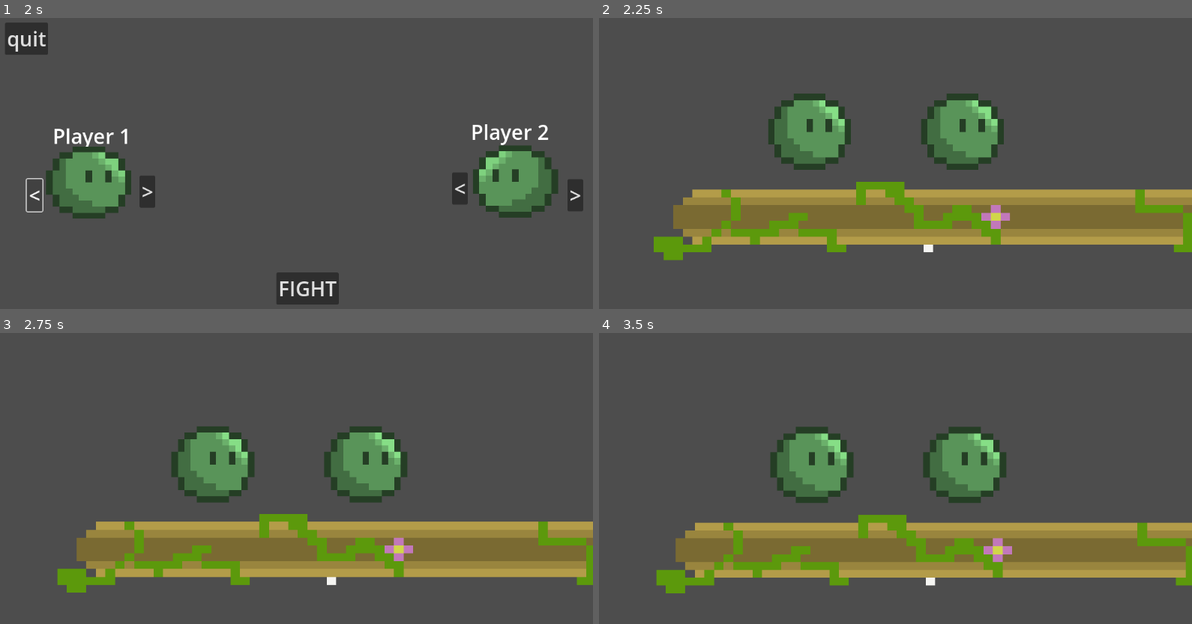
Above: before the commit, frames 1-4 (two rows, left to right).
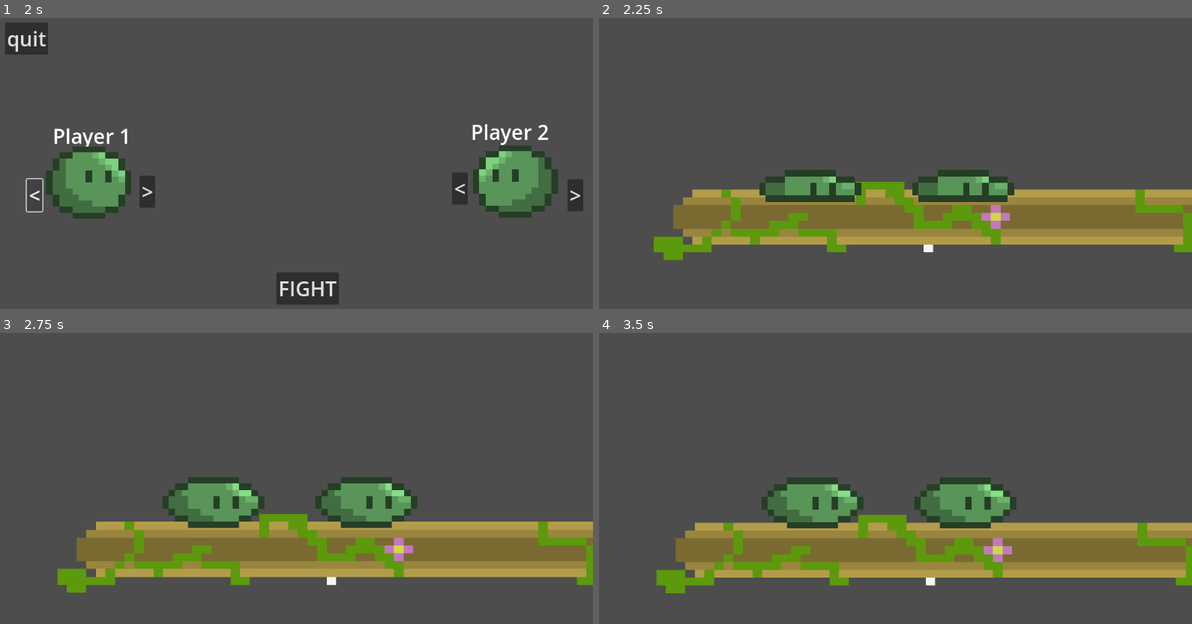
Above: after the commit, the same moments.

Repository: creepermystery/sclime
Game: Godot game, scene res://scenes/sclime.tscn
Two runs of this game, one before a commit and one after it. Both use one fixed random seed, a clock stepped at 60 frames per second and the inputs below.
Inputs:
- Up to frame 1 (2 s): click ">" at 0.5 s; click "<" at 1.25 s
- Up to frame 2 (2.25 s): click "FIGHT" at 2 s
- Up to frame 3 (2.75 s): no input
- Up to frame 4 (3.5 s): no input

Frame 1 is identical in both runs. In frame 2, 8.9% of the frame differs, in the area x 27-71%, y 25-64%; in frame 3, 8.6%; in frame 4, 8.6%.

Commit message:
added fall animation and floor hit animation

Diff:
--- a/project.godot
+++ b/project.godot
@@ -57,3 +57,13 @@
 "events": [Object(InputEventKey,"resource_local_to_scene":false,"resource_name":"","device":-1,"window_id":0,"alt_press …(195 unchanged characters)…
 ]
 }
+p1_duck={
+"deadzone": 0.5,
+"events": [Object(InputEventKey,"resource_local_to_scene":false,"resource_name":"","device":-1,"window_id":0,"alt_pressed":false,"shift_pressed":false,"ctrl_pressed":false,"meta_pressed":false,"pressed":false,"keycode":0,"physical_keycode":83,"key_label":0,"unicode":115,"location":0,"echo":false,"script":null)
+]
+}
+p2_duck={
+"deadzone": 0.5,
+"events": [Object(InputEventKey,"resource_local_to_scene":false,"resource_name":"","device":-1,"window_id":0,"alt_pressed":false,"shift_pressed":false,"ctrl_pressed":false,"meta_pressed":false,"pressed":false,"keycode":0,"physical_keycode":4194322,"key_label":0,"unicode":0,"location":0,"echo":false,"script":null)
+]
+}
--- a/scenes/slime.tscn
+++ b/scenes/slime.tscn
@@ -1,41 +1,74 @@
-[gd_scene load_steps=18 format=3 uid="uid://8goy43y2udku"]
+[gd_scene load_steps=33 format=3 uid="uid://8goy43y2udku"]
 
 [ext_resource type="Script" path="res://scripts/slime_movement.gd" id="1_g2pts"]
-[ext_resource type="Texture2D" uid="uid://b82bgg8rewp7p" path="res://sprites/slime_gris.png" id="2_cmiec"]
-[ext_resource type="Texture2D" uid="uid://cxbmkq4l1c3x" path="res://sprites/slime_gris_dash_Sheet.png" id="3_fhh6g"]
-[ext_resource type="Texture2D" uid="uid://crwe57llykuyk" path="res://sprites/Slime_idle_gray_Sheet.png" id="3_g7fry"]
+[ext_resource type="Texture2D" uid="uid://dbef3llpoh81v" path="res://sprites/slime_gris.png" id="2_cmiec"]
+[ext_resource type="Texture2D" uid="uid://fhkxe0b2oyup" path="res://sprites/slime_gris_dash_Sheet.png" id="3_fhh6g"]
+[ext_resource type="Texture2D" uid="uid://ds1q6umkj270c" path="res://sprites/Slime_idle_gray_Sheet.png" id="3_g7fry"]
+[ext_resource type="Texture2D" uid="uid://csmxlrylahdu7" path="res://sprites/slime_gris_saut_idle_Sheet.png" id="4_8lt3h"]
 
 [sub_resource type="CircleShape2D" id="CircleShape2D_7t57o"]
 radius = 8.0
 
-[sub_resource type="AtlasTexture" id="AtlasTexture_duvy4"]
+[sub_resource type="AtlasTexture" id="AtlasTexture_j6agi"]
 atlas = ExtResource("3_fhh6g")
 region = Rect2(0, 0, 30, 30)
 
-[sub_resource type="AtlasTexture" id="AtlasTexture_lff2a"]
+[sub_resource type="AtlasTexture" id="AtlasTexture_lqh2y"]
 atlas = ExtResource("3_fhh6g")
 region = Rect2(30, 0, 30, 30)
 
-[sub_resource type="AtlasTexture" id="AtlasTexture_a0pcy"]
+[sub_resource type="AtlasTexture" id="AtlasTexture_rgvc4"]
 atlas = ExtResource("3_fhh6g")
 region = Rect2(60, 0, 30, 30)
 
-[sub_resource type="AtlasTexture" id="AtlasTexture_0svdh"]
+[sub_resource type="AtlasTexture" id="AtlasTexture_ugrf4"]
 atlas = ExtResource("3_fhh6g")
 region = Rect2(90, 0, 30, 30)
 
-[sub_resource type="AtlasTexture" id="AtlasTexture_n5lut"]
+[sub_resource type="AtlasTexture" id="AtlasTexture_6lbpc"]
 atlas = ExtResource("3_fhh6g")
 region = Rect2(120, 0, 30, 30)
 
-[sub_resource type="AtlasTexture" id="AtlasTexture_y4pnf"]
+[sub_resource type="AtlasTexture" id="AtlasTexture_p14t1"]
 atlas = ExtResource("3_fhh6g")
 region = Rect2(150, 0, 30, 30)
 
-[sub_resource type="AtlasTexture" id="AtlasTexture_qq2yi"]
+[sub_resource type="AtlasTexture" id="AtlasTexture_b5vh5"]
 atlas = ExtResource("3_fhh6g")
 region = Rect2(180, 0, 30, 30)
 
+[sub_resource type="AtlasTexture" id="AtlasTexture_tq74y"]
+atlas = ExtResource("3_fhh6g")
+region = Rect2(210, 0, 30, 30)
+
+[sub_resource type="AtlasTexture" id="AtlasTexture_vuki0"]
+atlas = ExtResource("3_fhh6g")
+region = Rect2(240, 0, 30, 30)
+
+[sub_resource type="AtlasTexture" id="AtlasTexture_7nmng"]
+atlas = ExtResource("4_8lt3h")
+region = Rect2(240, 0, 30, 30)
+
+[sub_resource type="AtlasTexture" id="AtlasTexture_utll4"]
+atlas = ExtResource("4_8lt3h")
+region = Rect2(270, 0, 30, 30)
+
+[sub_resource type="AtlasTexture" id="AtlasTexture_27y4q"]
+atlas = ExtResource("4_8lt3h")
+region = Rect2(300, 0, 30, 30)
+
+[sub_resource type="AtlasTexture" id="AtlasTexture_x4xby"]
+atlas = ExtResource("4_8lt3h")
+region = Rect2(330, 0, 30, 30)
+
+[sub_resource type="AtlasTexture" id="AtlasTexture_t57b7"]
+atlas = ExtResource("4_8lt3h")
+region = Rect2(360, 0, 30, 30)
+
+[sub_resource type="AtlasTexture" id="AtlasTexture_4ypew"]
+atlas = ExtResource("4_8lt3h")
+region = Rect2(390, 0, 30, 30)
+
 [sub_resource type="AtlasTexture" id="AtlasTexture_qlysc"]
 atlas = ExtResource("3_g7fry")
 region = Rect2(0, 0, 32, 32)
@@ -51,6 +84,30 @@
 [sub_resource type="AtlasTexture" id="AtlasTexture_0hmex"]
 atlas = ExtResource("3_g7fry")
 region = Rect2(96, 0, 32, 32)
+
+[sub_resource type="AtlasTexture" id="AtlasTexture_1w28c"]
+atlas = ExtResource("4_8lt3h")
+region = Rect2(0, 0, 30, 30)
+
+[sub_resource type="AtlasTexture" id="AtlasTexture_ey244"]
+atlas = ExtResource("4_8lt3h")
+region = Rect2(30, 0, 30, 30)
+
+[sub_resource type="AtlasTexture" id="AtlasTexture_wd7ci"]
+atlas = ExtResource("4_8lt3h")
+region = Rect2(60, 0, 30, 30)
+
+[sub_resource type="AtlasTexture" id="AtlasTexture_tvtu3"]
+atlas = ExtResource("4_8lt3h")
+region = Rect2(90, 0, 30, 30)
+
+[sub_resource type="AtlasTexture" id="AtlasTexture_0glhv"]
+atlas = ExtResource("4_8lt3h")
+region = Rect2(120, 0, 30, 30)
+
+[sub_resource type="AtlasTexture" id="AtlasTexture_sis2j"]
+atlas = ExtResource("4_8lt3h")
+region = Rect2(150, 0, 30, 30)
 
 [sub_resource type="SpriteFrames" id="SpriteFrames_b8xge"]
 animations = [{
@@ -64,43 +121,71 @@
 }, {
 "frames": [{
 "duration": 1.0,
-"texture": SubResource("AtlasTexture_duvy4")
-}, {
-"duration": 1.0,
-"texture": SubResource("AtlasTexture_lff2a")
-}, {
-"duration": 1.0,
-"texture": SubResource("AtlasTexture_a0pcy")
-}, {
-"duration": 1.0,
-"texture": SubResource("AtlasTexture_0svdh")
-}, {
-"duration": 1.0,
-"texture": SubResource("AtlasTexture_0svdh")
-}, {
-"duration": 1.0,
-"texture": SubResource("AtlasTexture_0svdh")
-}, {
-"duration": 1.0,
-"texture": SubResource("AtlasTexture_0svdh")
-}, {
-"duration": 1.0,
-"texture": SubResource("AtlasTexture_0svdh")
-}, {
-"duration": 1.0,
-"texture": SubResource("AtlasTexture_0svdh")
-}, {
-"duration": 1.0,
-"texture": SubResource("AtlasTexture_n5lut")
-}, {
-"duration": 1.0,
-"texture": SubResource("AtlasTexture_y4pnf")
-}, {
-"duration": 1.0,
-"texture": SubResource("AtlasTexture_qq2yi")
+"texture": SubResource("AtlasTexture_j6agi")
+}, {
+"duration": 1.0,
+"texture": SubResource("AtlasTexture_lqh2y")
+}, {
+"duration": 1.0,
+"texture": SubResource("AtlasTexture_rgvc4")
+}, {
+"duration": 1.0,
+"texture": SubResource("AtlasTexture_ugrf4")
+}, {
+"duration": 1.0,
+"texture": SubResource("AtlasTexture_6lbpc")
+}, {
+"duration": 1.0,
+"texture": SubResource("AtlasTexture_6lbpc")
+}, {
+"duration": 1.0,
+"texture": SubResource("AtlasTexture_6lbpc")
+}, {
+"duration": 1.0,
+"texture": SubResource("AtlasTexture_6lbpc")
+}, {
+"duration": 1.0,
+"texture": SubResource("AtlasTexture_p14t1")
+}, {
+"duration": 1.0,
+"texture": SubResource("AtlasTexture_b5vh5")
+}, {
+"duration": 1.0,
+"texture": SubResource("AtlasTexture_tq74y")
+}, {
+"duration": 1.0,
+"texture": SubResource("AtlasTexture_vuki0")
 }],
 "loop": true,
 "name": &"slime-dash",
+"speed": 32.0
+}, {
+"frames": [{
+"duration": 1.0,
+"texture": SubResource("AtlasTexture_7nmng")
+}, {
+"duration": 1.0,
+"texture": SubResource("AtlasTexture_utll4")
+}, {
+"duration": 1000.0,
+"texture": SubResource("AtlasTexture_27y4q")
+}],
+"loop": true,
+"name": &"slime-fall",
+"speed": 7.0
+}, {
+"frames": [{
+"duration": 1.0,
+"texture": SubResource("AtlasTexture_x4xby")
+}, {
+"duration": 1.0,
+"texture": SubResource("AtlasTexture_t57b7")
+}, {
+"duration": 1.0,
+"texture": SubResource("AtlasTexture_4ypew")
+}],
+"loop": true,
+"name": &"slime-hit-floor",
 "speed": 5.0
 }, {
 "frames": [{
@@ -119,6 +204,35 @@
 "loop": true,
 "name": &"slime-idle",
 "speed": 5.0
+}, {
+"frames": [{
+"duration": 1.0,
+"texture": SubResource("AtlasTexture_1w28c")
+}, {
+"duration": 1.0,
+"texture": SubResource("AtlasTexture_ey244")
+}, {
+"duration": 1.0,
+"texture": SubResource("AtlasTexture_wd7ci")
+}, {
+"duration": 1.0,
+"texture": SubResource("AtlasTexture_tvtu3")
+}, {
+"duration": 1.0,
+"texture": SubResource("AtlasTexture_0glhv")
+}, {
+"duration": 1.0,
+"texture": SubResource("AtlasTexture_sis2j")
+}, {
+"duration": 1.0,
+"texture": SubResource("AtlasTexture_utll4")
+}, {
+"duration": 1.0,
+"texture": SubResource("AtlasTexture_7nmng")
+}],
+"loop": true,
+"name": &"slime-jump-start",
+"speed": 18.0
 }]
 
 [node name="Slime" type="CharacterBody2D"]
@@ -130,7 +244,7 @@
 [node name="slime-texture" type="AnimatedSprite2D" parent="."]
 unique_name_in_owner = true
 texture_filter = 1
-position = Vector2(-2, -8)
+position = Vector2(-1, -1)
 scale = Vector2(1.75, 1.75)
 sprite_frames = SubResource("SpriteFrames_b8xge")
-animation = &"slime-dash"
+animation = &"slime-fall"
--- a/scripts/slime_movement.gd
+++ b/scripts/slime_movement.gd
@@ -8,7 +8,7 @@
 const DASH_SPEED = 600.0
 const JUMP_VELOCITY = -400.0
 
-enum State {default, dash}
+enum State {default, dash, jump, duck, fall}
 
 var current_state: State = State.default
 
@@ -18,6 +18,7 @@
 func _process(delta: float) -> void:
 
 	if Input.is_action_pressed(player + "_dash"):
+		current_state = State.dash
 		texture.play("slime-dash")
 		get_tree().create_timer(0.375).timeout.connect(dash_end)
 
@@ -26,18 +27,38 @@
 
 func _physics_process(delta: float) -> void:
 
+	# Dash physics.
 	if current_state == State.dash :
 		var direction = -1 if texture.flip_h else 1
 		velocity.x = DASH_SPEED * direction
 		move_and_slide()
 		return
+
 	# Add the gravity.
 	if not is_on_floor():
+		if velocity.y > 0:
+			current_state = State.fall
+			texture.play("slime-fall")
 		velocity += get_gravity() * delta
+	# Hitting floor animation.
+	elif current_state == State.fall :
+		texture.play("slime-hit-floor")
+		await get_tree().create_timer(0.25).timeout
+		current_state = State.default
 
 	# Handle jump.
 	if Input.is_action_just_pressed(player + "_jump") and is_on_floor():
+		current_state = State.jump
+		texture.play("slime-jump-start")
 		velocity.y = JUMP_VELOCITY
+		move_and_slide()
+		return
+	# Handle duck.
+	if Input.is_action_just_pressed(player + "_duck") and is_on_floor():
+		texture.play("slime-hit-floor")
+		current_state = State.duck
+		move_and_slide()
+		return
 
 	# Get the input direction and handle the movement/deceleration.
 	# As good practice, you should replace UI actions with custom gameplay actions.
@@ -45,12 +66,10 @@
 
 	if direction > 0 and current_state == State.default :
 		texture.flip_h = false
-		texture.play("default")
 	elif direction < 0 and current_state == State.default :
 		texture.flip_h = true
-		texture.play("default")
 
-	elif current_state == State.default :
+	elif current_state == State.default and is_on_floor() :
 		texture.play("slime-idle")
 
 	if direction:
Not shown: 1 places in scenes/menu.tscn that only renumber resources
Not shown, added: sprites/Slime_idle_gray_Sheet.png.import
Not shown, added: sprites/slime_gris.png.import
Not shown, added: sprites/slime_gris_dash_Sheet.png.import
Not shown, added: sprites/slime_gris_saut_cote_Sheet.png.import
Not shown, added: sprites/slime_gris_saut_idle_Sheet.png.import
